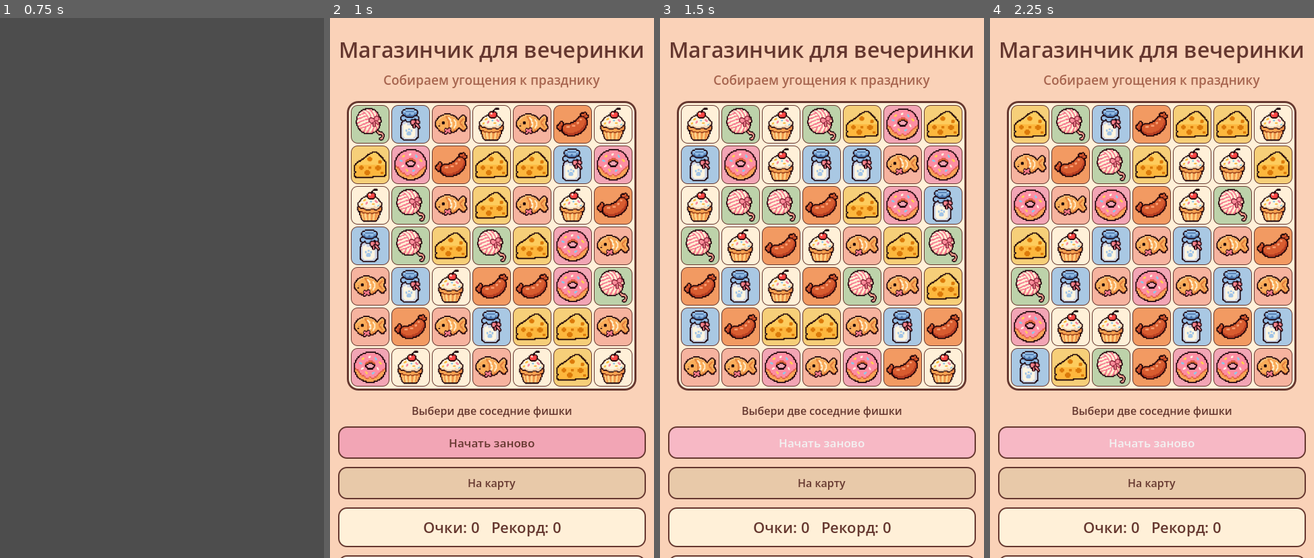
Above: before the commit, frames 1-4 (left to right).
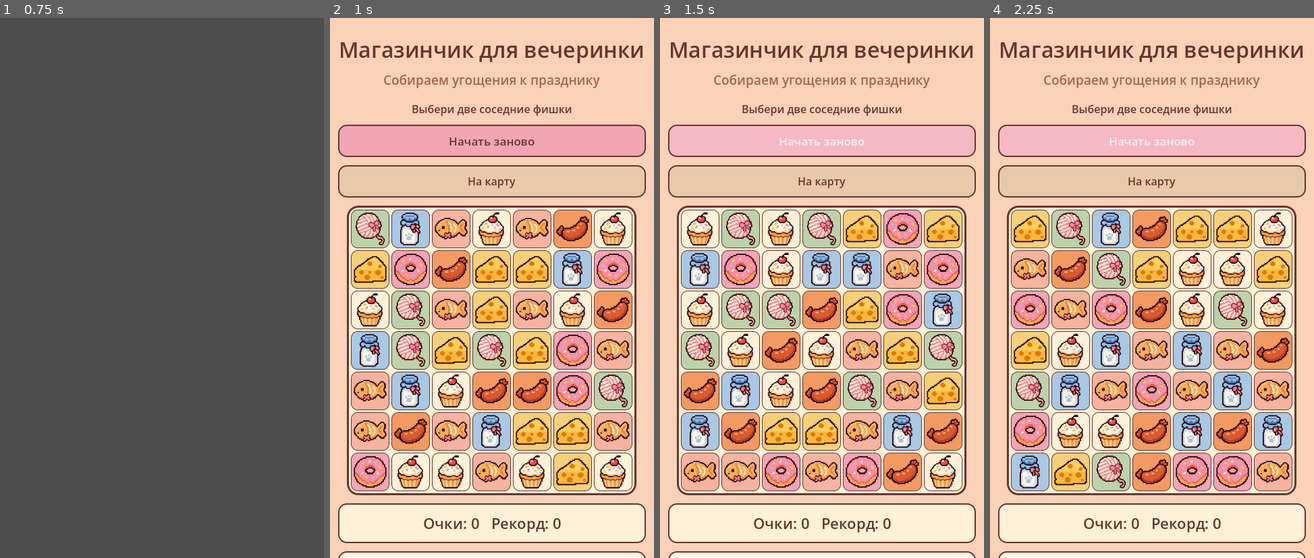
Above: after the commit, the same moments.

Repository: ArinaPig/Meown
Game: Godot game, scene res://scenes/map/WorldMap.tscn
Same seed, same stepped clock (60 frames per second), same inputs: the game is played once before the commit and once after it.
Inputs:
- Up to frame 1 (0.75 s): click "МАГАЗИН Три в ряд" at 0.5 s
- Up to frame 2 (1 s): no input
- Up to frame 3 (1.5 s): click "Начать заново" at 1.25 s
- Up to frame 4 (2.25 s): click "Начать заново" at 2 s

Frame 1 is identical in both runs. In frame 2, 63% of the frame differs, in the area x 2-98%, y 15-100%; in frame 3, 63%; in frame 4, 63%.

Commit message:
fix: reparent match-3 board into tablet layout row

Diff:
--- a/scenes/minigames/match3/Match3.gd
+++ b/scenes/minigames/match3/Match3.gd
@@ -230,6 +230,10 @@
 	main_row.size_flags_vertical = Control.SIZE_EXPAND_FILL
 	ui_grid.add_child(main_row)
 	main_row.add_child(left_column)
+	# board_panel ранее был добавлен прямо в ui_grid.
+	# Переносим его в main_row, чтобы он действительно оказался между колонками.
+	if board_panel.get_parent() == ui_grid:
+		ui_grid.remove_child(board_panel)
 	main_row.add_child(board_panel)
 	main_row.add_child(right_column)
 
